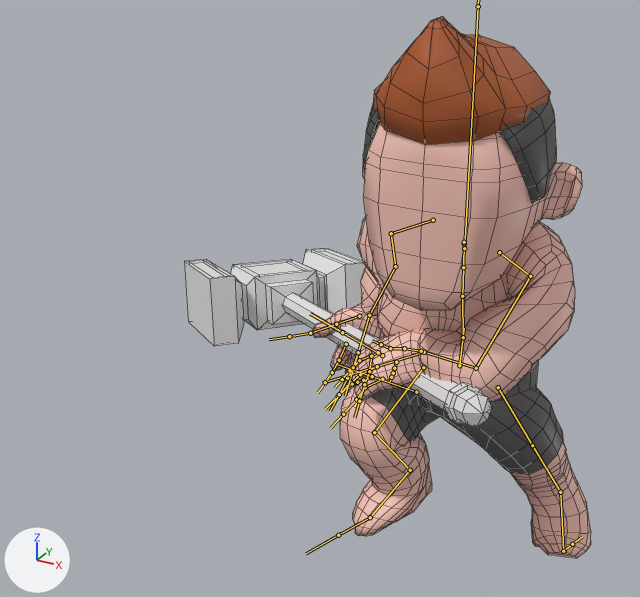
Two versions of the FBX model HammerLike/Assets/Resources/Player/Mesh/Dolshoi_New.fbx, one commit apart.
Before and after are seen from a camera (50 mm lens) standing at (0.97, -2.95, 2.36) and looking at (-0.69, 0.05, 0.86). Lighting does not change. The marker at lower left points along +X, +Y and +Z. Both versions are drawn at frame 4 of the action 'Dolshoi_Armature|Run_Right'; the numbers are the values there. The bones that bend it are drawn over the model as lines. Mesh edges are drawn as thin lines.

The first picture shows 'Dolshoi_Body', 'Dolshoi_Head', 'Test_Hammer'.
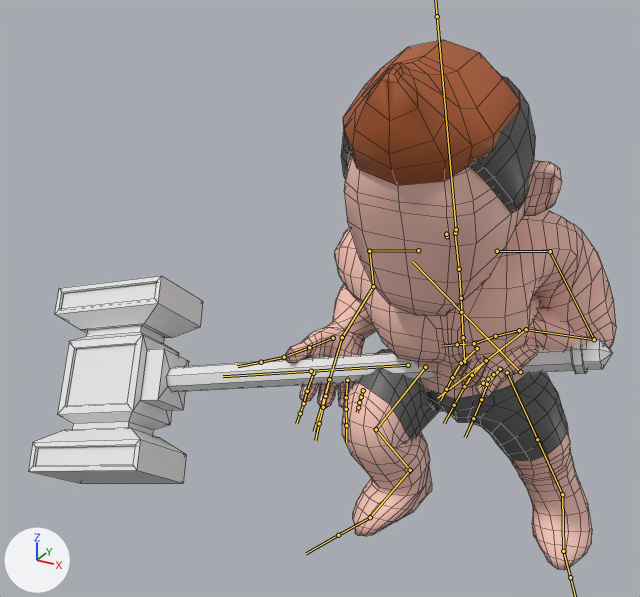
What differs and where, as boxes [x1, y1, x2, y2] in the pictures (640 x 597 px):
'Dolshoi_Body', posed (18% wider): before [312, 216, 591, 558]; after [286, 210, 616, 570]
'Dolshoi_Head', posed: before [363, 17, 582, 310]; after [341, 40, 562, 316]
'Test_Hammer', posed (89% wider, 16% taller): before [184, 248, 492, 427]; after [28, 276, 612, 483]
bone 'mixamorig:Hips', root to tip: before (459, 365) to (464, 328); after (464, 361) to (462, 329)
bone 'mixamorig:Spine', root to tip: before (463, 337) to (462, 296); after (463, 337) to (461, 298)
bone 'mixamorig:Spine1', root to tip: before (462, 296) to (463, 267); after (461, 298) to (459, 269)
bone 'mixamorig:Spine2', root to tip: before (463, 267) to (464, 241); after (459, 269) to (455, 234)
bone 'mixamorig:Head', root to tip: before (464, 248) to (478, 6); after (456, 229) to (437, 16)
bone 'mixamorig:LeftShoulder', root to tip: before (499, 252) to (530, 276); after (497, 251) to (550, 251)
bone 'mixamorig:LeftArm', root to tip: before (530, 276) to (476, 368); after (550, 251) to (594, 339)
bone 'mixamorig:LeftForeArm', root to tip: before (476, 368) to (424, 352); after (594, 339) to (526, 329)
bone 'mixamorig:LeftHand', root to tip: before (424, 352) to (322, 383); after (526, 329) to (437, 398)
bone 'mixamorig:RightShoulder', root to tip: before (433, 220) to (391, 233); after (418, 250) to (369, 251)
bone 'mixamorig:RightArm', root to tip: before (391, 233) to (395, 266); after (369, 251) to (373, 286)
bone 'mixamorig:RightForeArm', root to tip: before (395, 266) to (369, 315); after (373, 286) to (342, 337)
bone 'mixamorig:RightHand', root to tip: before (369, 315) to (345, 396); after (342, 337) to (314, 431)
bone 'mixamorig:RightWeapon', root to tip: before (382, 355) to (342, 332); after (408, 365) to (311, 371)
bone 'mixamorig:LeftUpLeg', root to tip: before (498, 387) to (532, 445); after (507, 372) to (537, 439)
bone 'mixamorig:LeftFoot', root to tip: before (560, 492) to (563, 551); after (562, 494) to (563, 551)
bone 'mixamorig:LeftToeBase', root to tip: before (563, 551) to (572, 544); after (563, 551) to (570, 577)
bone 'mixamorig:RightUpLeg', root to tip: before (423, 367) to (374, 432); after (425, 367) to (376, 429)

What changed in the scene script:
```text
Change bone_mixamorig_hips:
    where bone_mixamorig_hips = bpy.data.objects['Dolshoi_Armature'].pose.bones['mixamorig:Hips']
    bone_mixamorig_hips.location: (-0.016, -0.05, 0.067) -> (-0.012, -0.051, 0.025)
    bone_mixamorig_hips.rotation_quaternion: (0.993, -0.103, -0.05, 0.013) -> (0.991, 0.082, 0.101, 0.034)  # degrees (-12, -6, 2) -> degrees (10, 11, 5)
Change bone_mixamorig_spine:
    where bone_mixamorig_spine = bpy.data.objects['Dolshoi_Armature'].pose.bones['mixamorig:Spine']  # child of 'mixamorig:Hips'
    bone_mixamorig_spine.rotation_quaternion: (0.974, 0.225, 0.028, 0.017) -> (0.996, 0.088, 0.0, 0.0)  # degrees (26, 3, 3) -> degrees (10, 0, 0)
Change bone_mixamorig_spine1:
    where bone_mixamorig_spine1 = bpy.data.objects['Dolshoi_Armature'].pose.bones['mixamorig:Spine1']  # child of 'mixamorig:Spine'
    bone_mixamorig_spine1.rotation_quaternion: (0.984, 0.166, -0.01, -0.066) -> (0.992, 0.127, 0.0, 0.0)  # degrees (19, 0, -8) -> degrees (15, 0, 0)
Change bone_mixamorig_spine2:
    where bone_mixamorig_spine2 = bpy.data.objects['Dolshoi_Armature'].pose.bones['mixamorig:Spine2']  # child of 'mixamorig:Spine1'
    bone_mixamorig_spine2.rotation_quaternion: (0.987, 0.04, 0.143, -0.058) -> (0.995, -0.101, 0.0, 0.0)  # degrees (4, 17, -6) -> degrees (-12, 0, 0)
Change bone_mixamorig_head:
    where bone_mixamorig_head = bpy.data.objects['Dolshoi_Armature'].pose.bones['mixamorig:Head']  # child of 'mixamorig:Neck'
    bone_mixamorig_head.location: (0.006, 0.022, 0.05) -> (0.0, 0.0, 0.0)
    bone_mixamorig_head.rotation_quaternion: (0.942, -0.308, -0.121, 0.058) -> (0.994, -0.017, -0.103, -0.003)  # degrees (-37, -11, 11) -> degrees (-2, -12, 0)
Change bone_mixamorig_leftshoulder:
    where bone_mixamorig_leftshoulder = bpy.data.objects['Dolshoi_Armature'].pose.bones['mixamorig:LeftShoulder']  # child of 'mixamorig:Spine2'
    bone_mixamorig_leftshoulder.location: (0.0, 0.0, 0.0) -> (0.019, 0.011, 0.037)
    bone_mixamorig_leftshoulder.rotation_quaternion: (0.928, -0.149, -0.007, 0.342) -> (0.999, -0.01, 0.006, -0.053)  # degrees (-16, 5, 40) -> degrees (-1, 1, -6)
Change bone_mixamorig_leftarm:
    where bone_mixamorig_leftarm = bpy.data.objects['Dolshoi_Armature'].pose.bones['mixamorig:LeftArm']  # child of 'mixamorig:LeftShoulder'
    bone_mixamorig_leftarm.rotation_quaternion: (0.693, -0.009, 0.265, 0.67) -> (0.768, 0.24, 0.449, 0.388)  # degrees (22, 22, 92) -> degrees (56, 30, 70)
Change bone_mixamorig_leftforearm:
    where bone_mixamorig_leftforearm = bpy.data.objects['Dolshoi_Armature'].pose.bones['mixamorig:LeftForeArm']  # child of 'mixamorig:LeftArm'
    bone_mixamorig_leftforearm.rotation_quaternion: (0.792, 0.075, -0.073, 0.601) -> (0.496, 0.041, -0.096, 0.862)  # degrees (2, -12, 74) -> degrees (-7, -10, 121)
Change bone_mixamorig_lefthand:
    where bone_mixamorig_lefthand = bpy.data.objects['Dolshoi_Armature'].pose.bones['mixamorig:LeftHand']  # child of 'mixamorig:LeftForeArm'
    bone_mixamorig_lefthand.rotation_quaternion: (0.923, -0.044, 0.143, -0.354) -> (0.802, 0.216, 0.458, -0.318)  # degrees (-11, 13, -43) -> degrees (6, 61, -40)
Change bone_mixamorig_rightshoulder:
    where bone_mixamorig_rightshoulder = bpy.data.objects['Dolshoi_Armature'].pose.bones['mixamorig:RightShoulder']  # child of 'mixamorig:Spine2'
    bone_mixamorig_rightshoulder.location: (-0.102, -0.016, -0.017) -> (-0.022, 0.014, 0.047)
    bone_mixamorig_rightshoulder.rotation_quaternion: (0.953, 0.294, -0.035, 0.061) -> (0.998, 0.03, -0.001, 0.063)  # degrees (34, -6, 6) -> degrees (3, 0, 7)
Change bone_mixamorig_rightarm:
    where bone_mixamorig_rightarm = bpy.data.objects['Dolshoi_Armature'].pose.bones['mixamorig:RightArm']  # child of 'mixamorig:RightShoulder'
    bone_mixamorig_rightarm.rotation_quaternion: (0.931, 0.317, 0.166, 0.069) -> (0.882, 0.423, -0.052, 0.2)  # degrees (40, 15, 14) -> degrees (49, -15, 19)
Change bone_mixamorig_rightforearm:
    where bone_mixamorig_rightforearm = bpy.data.objects['Dolshoi_Armature'].pose.bones['mixamorig:RightForeArm']  # child of 'mixamorig:RightArm'
    bone_mixamorig_rightforearm.rotation_quaternion: (0.908, 0.09, 0.054, -0.405) -> (0.777, 0.073, 0.075, -0.62)  # degrees (7, 10, -48) -> degrees (1, 12, -77)
Change bone_mixamorig_righthand:
    where bone_mixamorig_righthand = bpy.data.objects['Dolshoi_Armature'].pose.bones['mixamorig:RightHand']  # child of 'mixamorig:RightForeArm'
    bone_mixamorig_righthand.rotation_quaternion: (0.598, 0.103, 0.789, 0.1) -> (0.731, 0.139, 0.659, 0.11)  # degrees (-47, 113, -47) -> degrees (75, 69, 73)
Change bone_mixamorig_rightweapon:
    where bone_mixamorig_rightweapon = bpy.data.objects['Dolshoi_Armature'].pose.bones['mixamorig:RightWeapon']  # child of 'mixamorig:RightHand'
    bone_mixamorig_rightweapon.location: (-0.921, -0.316, -0.994) -> (-0.963, -0.338, -0.996)
    bone_mixamorig_rightweapon.rotation_quaternion: (0.734, -0.284, 0.609, -0.099) -> (0.964, -0.238, 0.029, 0.116)  # degrees (-80, 57, -64) -> degrees (-27, 6, 12)
Change bone_mixamorig_leftupleg:
    where bone_mixamorig_leftupleg = bpy.data.objects['Dolshoi_Armature'].pose.bones['mixamorig:LeftUpLeg']  # child of 'mixamorig:Hips'
    bone_mixamorig_leftupleg.rotation_quaternion: (0.911, -0.27, -0.237, 0.2) -> (0.981, 0.009, -0.113, 0.159)  # degrees (-38, -19, 31) -> degrees (-1, -13, 19)
Change bone_mixamorig_leftfoot:
    where bone_mixamorig_leftfoot = bpy.data.objects['Dolshoi_Armature'].pose.bones['mixamorig:LeftFoot']  # child of 'mixamorig:LeftLeg'
    bone_mixamorig_leftfoot.rotation_quaternion: (0.976, -0.033, -0.202, -0.067) -> (0.978, -0.064, -0.191, -0.051)  # degrees (-2, -24, -7) -> degrees (-7, -22, -5)
Change bone_mixamorig_lefttoebase:
    where bone_mixamorig_lefttoebase = bpy.data.objects['Dolshoi_Armature'].pose.bones['mixamorig:LeftToeBase']  # child of 'mixamorig:LeftFoot'
    bone_mixamorig_lefttoebase.rotation_quaternion: (0.859, 0.503, -0.09, -0.028) -> (0.999, 0.044, -0.013, -0.02)  # degrees (61, -7, -8) -> degrees (5, -1, -2)
Change bone_mixamorig_rightupleg:
    where bone_mixamorig_rightupleg = bpy.data.objects['Dolshoi_Armature'].pose.bones['mixamorig:RightUpLeg']  # child of 'mixamorig:Hips'
    bone_mixamorig_rightupleg.rotation_quaternion: (0.885, 0.444, 0.139, -0.023) -> (0.747, 0.607, 0.252, -0.099)  # degrees (54, 15, 5) -> degrees (81, 30, 10)
```
